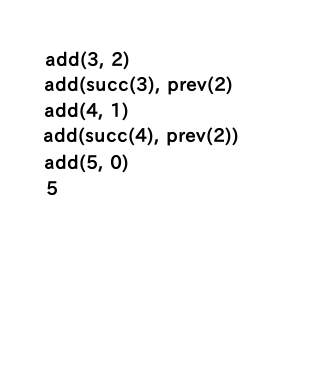
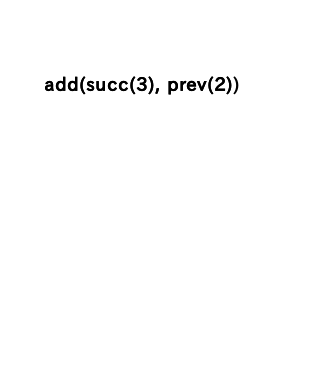
Before/after of a 330 × 380 layered artwork. What changed in the layer stack:
hid "5" over [47,181,57,196]
hid "add(5, 0)" over [45,154,128,173]
hid "add(succ(4), prev(2))" over [44,127,238,146]
hid "add(4, 1)" over [45,102,128,121]
renamed "add(succ(3), prev(2)" to "add(succ(3), prev(2))", painted on it over [45,76,239,95]
hid "add(3, 2)" over [46,51,129,70]
